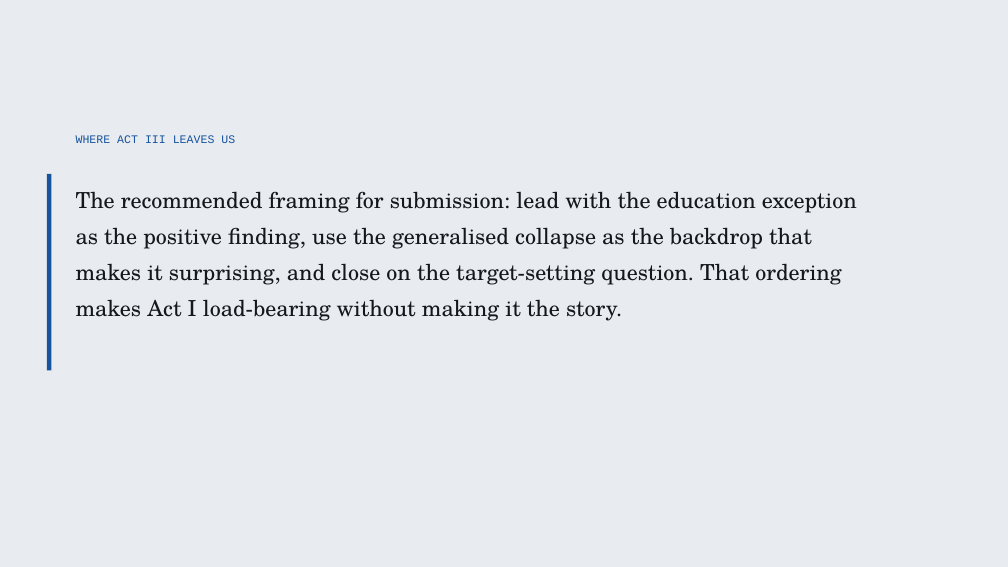
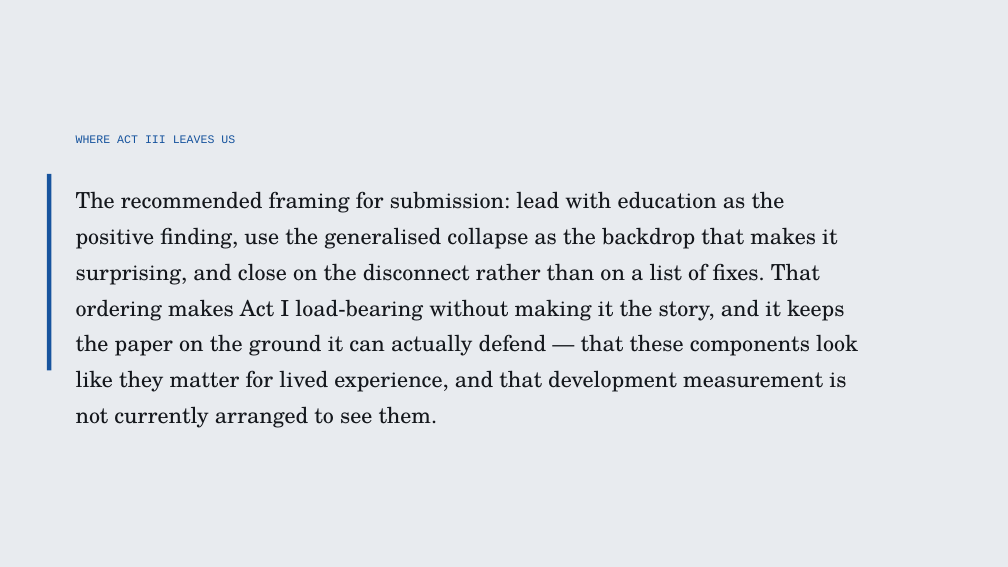
Before and after one commit to cwejnert/HDI-Happiness, a slide deck: slide 36 of deck/Measured_Where_It_Varies.pptx. Drawn at 1008x567 pixels with LibreOffice and Linux fonts; fonts in the diff are those of the drawing. Boxes give left, top, right and bottom in pixels: in the first picture for what was removed or moved away, otherwise in the second. Text is boxed around its words. In the diff, an @@ line names an element or a change of style, - is before the commit and + after.

```diff
--- a/deck/Measured_Where_It_Varies.pptx
+++ b/deck/Measured_Where_It_Varies.pptx
@@ text at (x1=76, y1=191, x2=858, y2=428): text changed @@
-The recommended framing for submission: lead with the education exception as the positive finding, use the generalised collapse as the backdrop that makes it surprising, and close on the target-setting question. That ordering makes Act I load-bearing without making it the story.
+The recommended framing for submission: lead with education as the positive finding, use the generalised collapse as the backdrop that makes it surprising, and close on the disconnect rather than on a list of fixes. That ordering makes Act I load-bearing without making it the story, and it keeps the paper on the ground it can actually defend — that these components look like they matter for lived experience, and that development measurement is not currently arranged to see them.
```
Also in this commit, not shown: 10 other slides changed, 4 other files.
